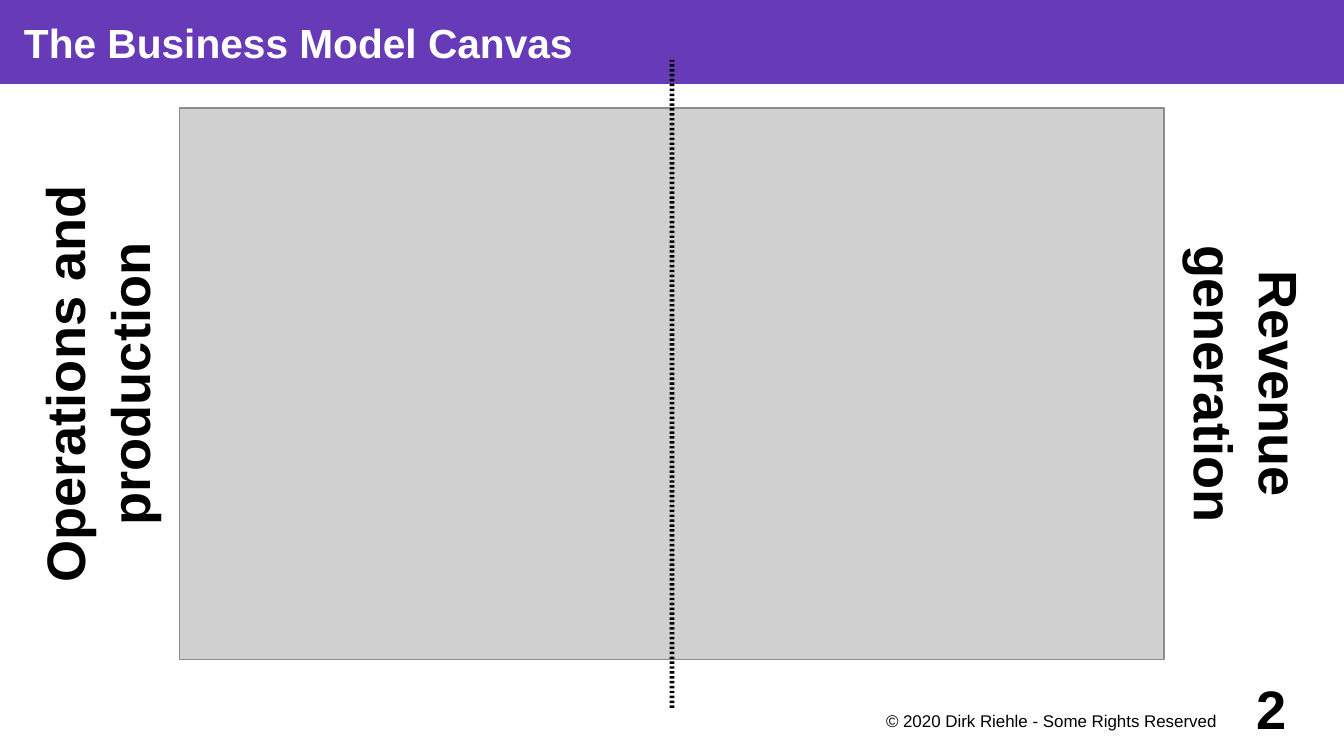
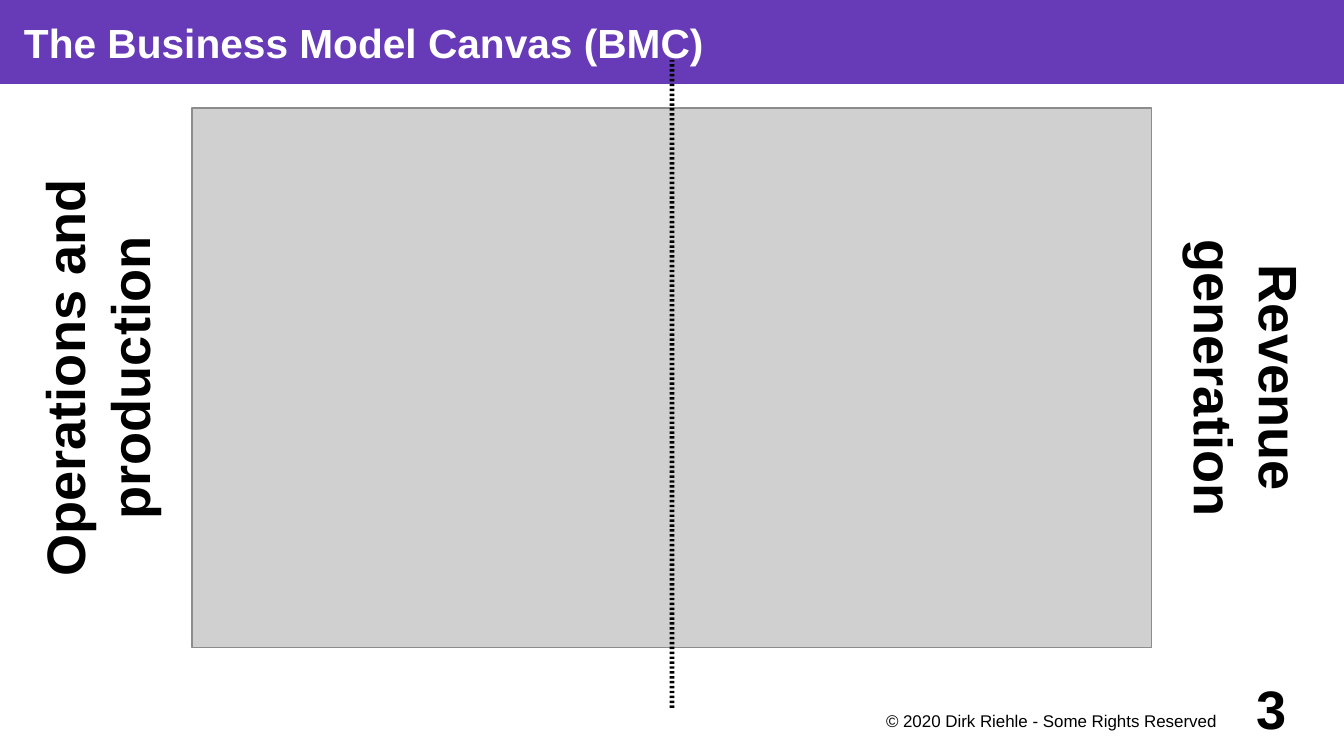
Before and after one commit to dirkriehle/coss-course, a slide deck: slide 3 of Lecture slides/COSS A03 - The Business Model Canvas.odp (slide 2 before the commit). Drawn at 1344x756 pixels with LibreOffice and Linux fonts; fonts in the diff are those of the drawing; grey boxes stand for pictures. Boxes give left, top, right and bottom in pixels: in the first picture for what was removed or moved away, otherwise in the second. Text is boxed around its words. In the diff, an @@ line names an element or a change of style, - is before the commit and + after.

```diff
--- a/Lecture slides/COSS A03 - The Business Model Canvas.odp
+++ b/Lecture slides/COSS A03 - The Business Model Canvas.odp
@@ title at (x1=24, y1=28, x2=704, y2=65): text changed @@
-The Business Model Canvas
+The Business Model Canvas (BMC)
@@ text "Operations and" moved from (x1=36, y1=194, x2=161, y2=574) to (x1=36, y1=188, x2=161, y2=568) @@
@@ picture resized from (x1=179, y1=109, x2=1163, y2=661) to (x1=191, y1=109, x2=1151, y2=649) @@
@@ text "Revenue generation" moved from (x1=1182, y1=272, x2=1307, y2=513) to (x1=1182, y1=266, x2=1307, y2=507) @@
@@ page number at (x1=1257, y1=691, x2=1287, y2=730): text changed @@
-2
+3
```
Also in this commit, not shown: 4 other slides changed, 2 slides added, 28 other files.
